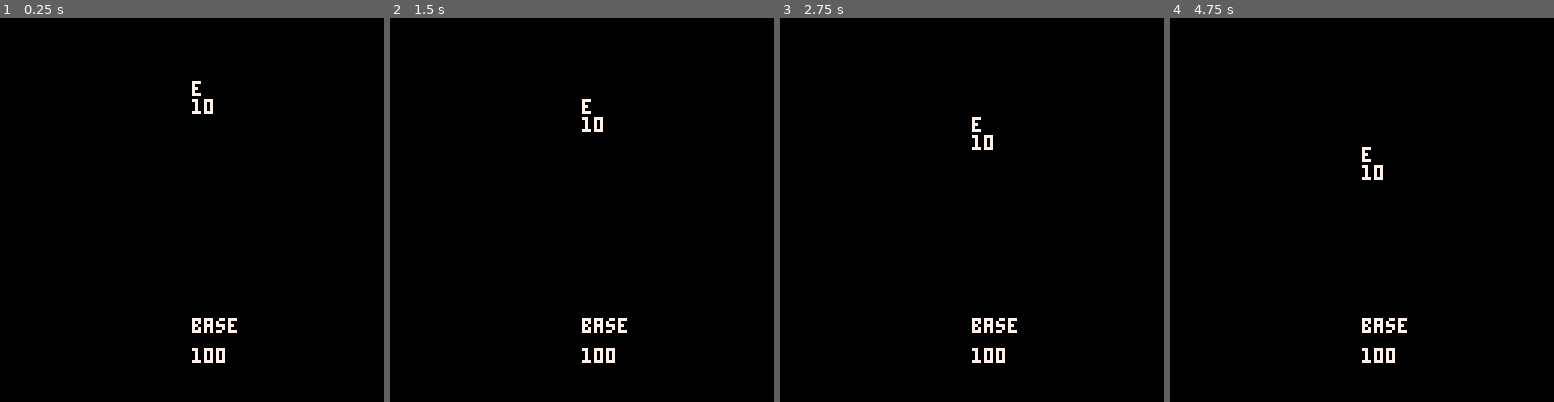
Above: before the commit, frames 1-4 (left to right).
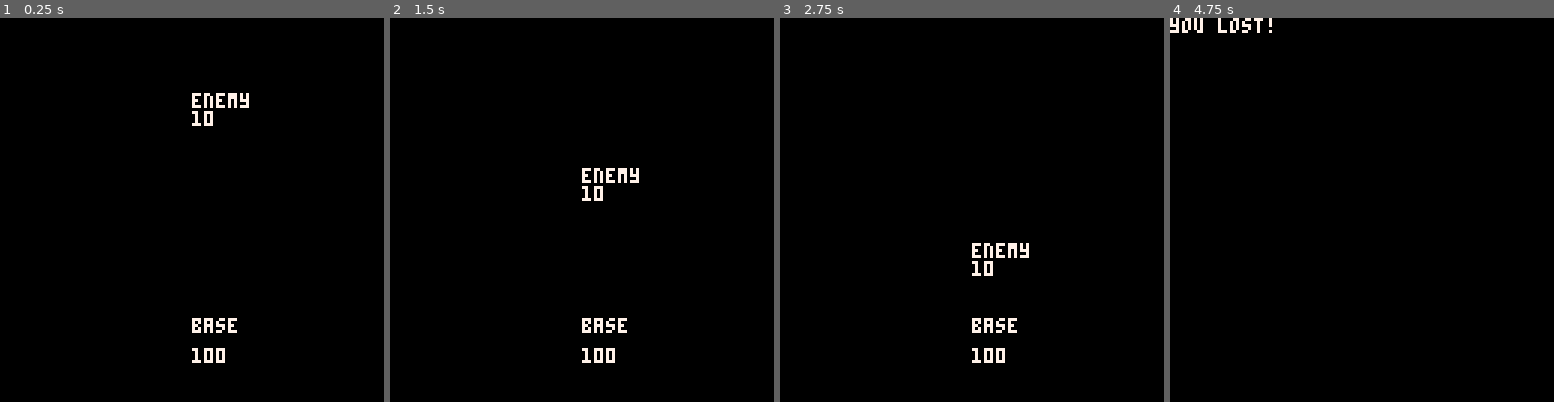
Above: after the commit, the same moments.

Repository: CaterpillarGames/gamejam
Game: PICO-8 cartridge game.p8
Two runs of this game, one before a commit and one after it. Both use one fixed random seed, a clock stepped at 60 frames per second and the inputs below.
Inputs:
- Up to frame 1 (0.25 s): no input
- Up to frame 2 (1.5 s): tap X (X key) at 0.33, 1.07 s; tap O (Z key) at 0.7 s
- Up to frame 3 (2.75 s): hold Right 1.6-2.1 s; tap O (Z key) at 1.7, 2.1, 2.5 s; tap X (X key) at 1.85 s; hold Up 2.15-2.42 s; hold Right from 2.47 s (still down)
- Up to frame 4 (4.75 s): tap O (Z key) every 0.4 s from 2.9 to 4.5 s; tap X (X key) at 2.97, 4.08 s; release Right at 3.03 s; hold Left 3.08-3.58 s; hold Down 3.63-3.97 s; hold Right 4.02-4.68 s; hold Up from 4.73 s (still down)

The runs differ from the first frame. In frame 1, 0.4% of the frame differs, in the area x 50-65%, y 16-29%; in frame 2, 0.6%; in frame 3, 0.6%; in frame 4, 1.1%, in the area x 0-62%, y 0-90%.

Commit message:
Enemy can attack

Diff:
--- a/game.p8
+++ b/game.p8
@@ -66,7 +66,7 @@
 		isDead = false,
 		takeDamage = function(self, amount)
 			self.health -= amount
-			if self.heatlh <= 0 then
+			if self.health <= 0 then
 				self.isDead = true
 			end
 		end,
@@ -145,8 +145,8 @@
 		eucDist = function(self, other)
 			local dx = self.x - other.x
 			local dy = self.y - other.y
-			-- return sqrt(dx * dx + dy * dy)
-			return approx_magnitude(dx, dy)
+			return sqrt(dx * dx + dy * dy)
+			--return approx_magnitude(dx, dy)
 		end,
 		isWithin = function(self, other, value)
 			return self:taxiDist(other) <= value and
@@ -241,12 +241,26 @@
 	return {
 		duration = 0,
 		pos = vec2(x, y),
+		isInRange = function(self)
+			return gs.base.pos:isWithin(self.pos, 15)
+		end,
 		update = function(self)
-			self.pos += vec2(0, 5) * gs.dt
-			--self:takeDamage(0.1)
+			self.attackCountdown = max(self.attackCountdown - 1, 0)
+			if not self:isInRange() then
+				self.pos += vec2(0, 20) * gs.dt
+			else
+				self:tryAttack()
+			end
+		end,
+		tryAttack = function(self)
+			if self.attackCountdown > 0 then
+				return
+			end
+			gs.base:takeDamage(self.attackStrength)
+			self.attackCountdown = self.attackCooldown
 		end,
 		health = 10,
-		attackStrength = 5,
+		attackStrength = 20,
 		attackCooldown = 10,
 		attackCountdown = 0,
 		isDead = false,
@@ -257,7 +271,7 @@
 			end
 		end,
 		draw = function(self)
-			print('e', self.pos.x, self.pos.y, 7)
+			print('enemy', self.pos.x, self.pos.y, 7)
 			print(self.health, self.pos.x, self.pos.y+6, 7)
 		end
 	}
